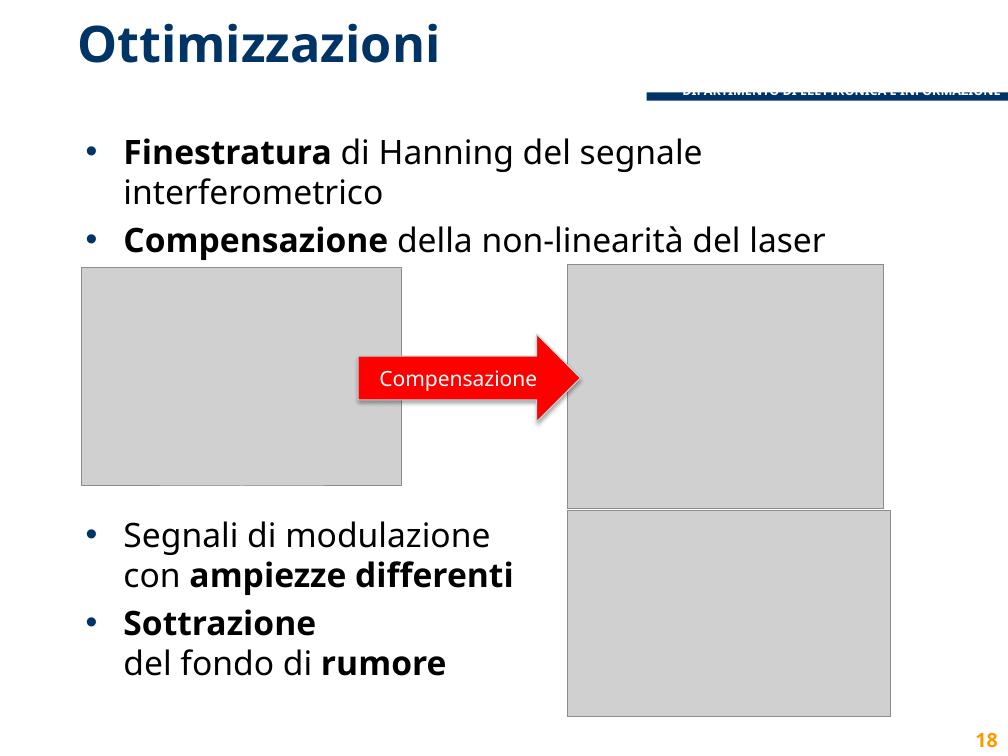
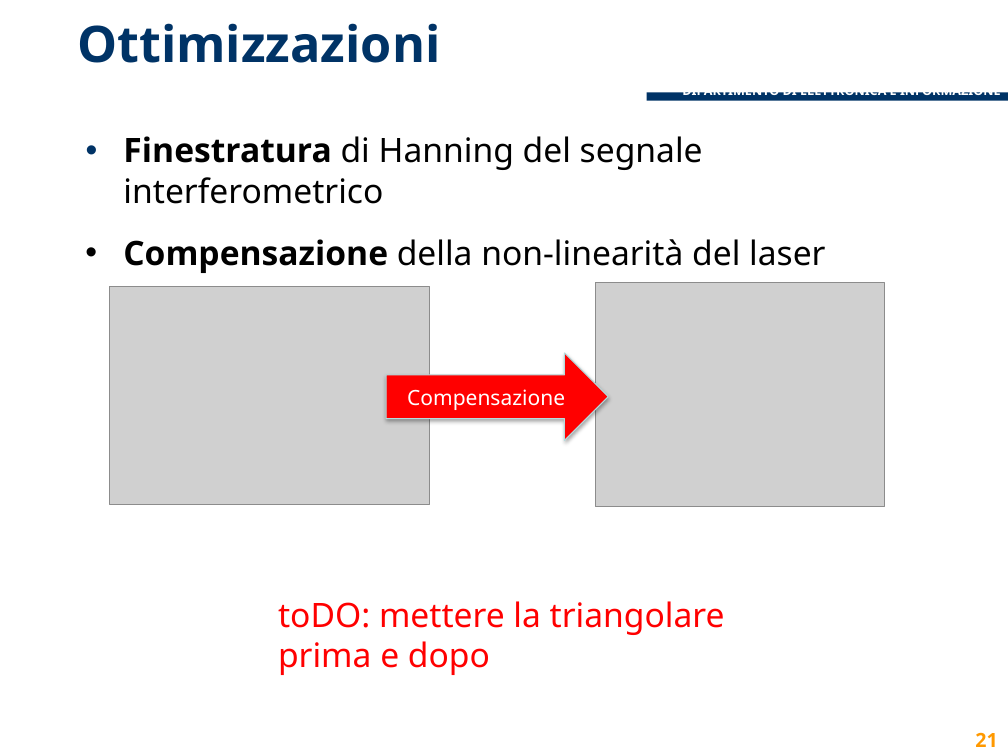
Before and after one commit to lcavagnispolimi/thesis_latex, a slide deck: slide 21 of presentazione_discussione.pptx (slide 18 before the commit). Drawn at 1008x756 pixels with LibreOffice and Linux fonts; fonts in the diff are those of the drawing; grey boxes stand for pictures; background and template pictures are left out. Boxes give left, top, right and bottom in pixels: in the first picture for what was removed or moved away, otherwise in the second. Text is boxed around its words. In the diff, an @@ line names an element or a change of style, - is before the commit and + after.

Commit message:
sistemate alcune cose, mancano le immagini della parte diego e l’approfondimento su self-mix

```diff
--- a/presentazione_discussione.pptx
+++ b/presentazione_discussione.pptx
@@ text at (123, 226, 825, 676): paragraphs removed @@
-• Compensazione della non-linearità del laser
-• Segnali di modulazione
-  con ampiezze differenti
-• Sottrazione
-  del fondo di rumore
@@ text added at (123, 239, 825, 273), 24 pt, text #000000 @@
+• Compensazione della non-linearità del laser
@@ picture: place and size @@
-picture at (82, 268, 401, 486)
+picture at (110, 286, 429, 504)
@@ picture: place and size @@
-picture at (568, 264, 883, 509)
+picture at (596, 283, 885, 507)
@@ right arrow "Compensazione": place and size @@
-right arrow "Compensazione" at (358, 335, 580, 422)
+right arrow "Compensazione" at (386, 353, 608, 440)
@@ picture removed at (568, 511, 890, 718) @@
@@ text added at (278, 601, 725, 675), 24 pt, text #FF0000 @@
+toDO: mettere la triangolare prima e dopo
@@ page number at (975, 732, 997, 747): text changed @@
-18
+21
```
Also in this commit, not shown: 6 other slides changed, 6 slides added, 3 slides removed.
